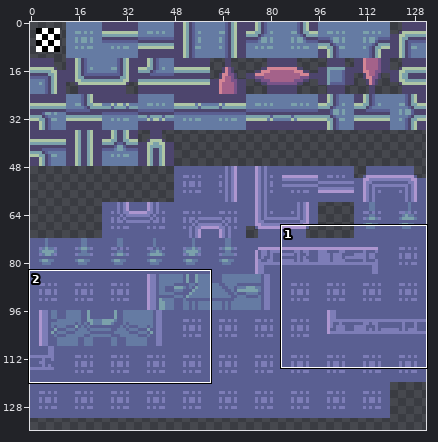
Edited in one commit: sprite sheet (TowerOfDreams/tilesets/tFloor1/output_tileset.png). The picture above shows the old version from afar; the outline marks the close-up.
Close-up. The starting point:
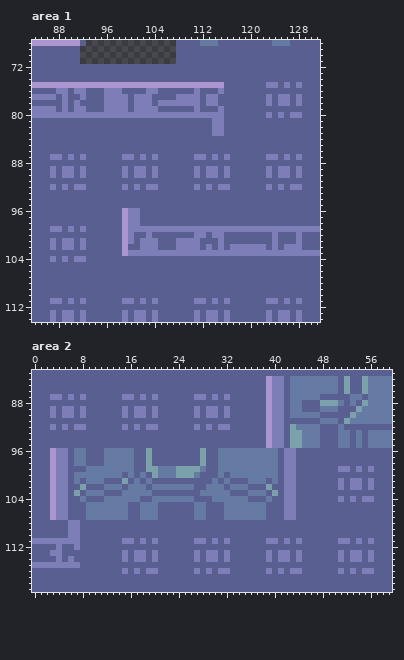
The file is 132x144 pixels. Shown: area 1: x 84..131, y 68..114; area 2: x 0..59, y 83..119. The wide view leaves out empty margins.
After the commit:
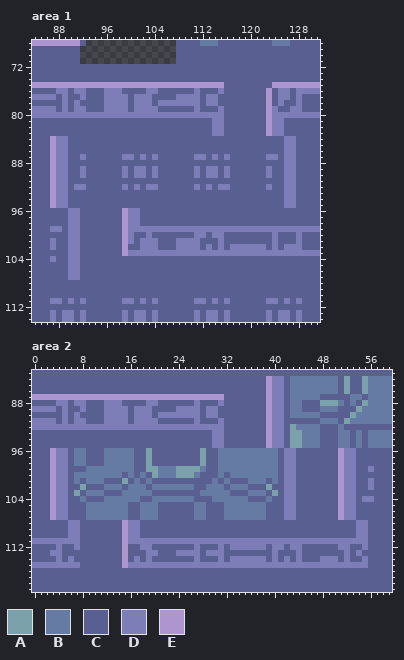
Palette (. is transparent): A #7ba1ab  B #657ba3  C #5a5f92  D #7d7db7  E #ad96cf
Changes in this commit:
Changed rows in their new state; - is an unchanged pixel.
Area 1:
first column x 87:
 75 ------------------------------------CEEEEEEEE
 76 ------------------------------------E-DD-DDDD
 77 ------------------------------------E--------
 78 ------------------------------------E--C-----
 79 ------------------------------------ED--DD---
 80 ------------------------------------ED-D--DDD
 81 ------------------------------------EDD------
 82 ------------------------------------EDD------
 83 ------------------------------------EDD------
 84 EDD------------------------------------DD----
 85 EDD------------------------------------DD----
 86 EDD------------------------------------DD----
 87 E-DC------------------------------------DC---
 88 EDD------------------------------------DD----
 89 ED-C----------------------------------C-DC---
 90 ED-C----------------------------------C-DC---
 91 EDD------------------------------------DD----
 92 ED------------------------------------CD-C---
 93 EDD------------------------------------DD----
 94 EDD------------------------------------DD----
 95 EDD------------------------------------DD----
 96 ---DD----------------------------------------
 97 ---DD----------------------------------------
 98 ---DD----------------------------------------
 99 ----DC---------------------------------------
100 ---DD----------------------------------------
101 --C-DC---------------------------------------
102 --C-DC---------------------------------------
103 ---DD----------------------------------------
104 --CD-C---------------------------------------
105 ---DD----------------------------------------
106 ---DD----------------------------------------
107 ---DD----------------------------------------
Area 2:
first column x 0:
 87 EEEEEEEEEEEEEEEEEEEEEEEEEEEEEEEEC------------------------
 88 ----DD-DD---DDD----DD------D---D-------------------------
 89 DDD---C-----DDD----DC---DDD-----C------------------------
 90 ---C--CDC---DDD----DCDDDDDD-----C------------------------
 91 DDDD-D-DD---DDDD-DDDD------D---D-------------------------
 92 DDD-D-D--DDDDDD-D-D--DDDDDD-D-D-C------------------------
 93 ------------------------------DD-------------------------
 94 ------------------------------DD-------------------------
 95 ------------------------------DD-------------------------
 96 ---------------------------------------------------EDD---
 97 ---------------------------------------------------EDD---
 98 ---------------------------------------------------EDD---
 99 ---------------------------------------------------E-DC--
100 ---------------------------------------------------EDD---
101 ---------------------------------------------------ED-C--
102 ---------------------------------------------------ED-C--
103 ---------------------------------------------------EDD---
104 ---------------------------------------------------ED----
105 ---------------------------------------------------EDD---
106 ---------------------------------------------------EDD---
107 ---------------------------------------------------EDD---
108 ---------------EDD------------------------------------DD-
109 ---------------EDD------------------------------------DD-
110 ---------------EDD------------------------------------DD-
111 ---------------E-D-D-DDDDDD--D-D-DDDDDD--D-D-DDDDDD--D-DC
112 ---------------E--DD-------D---D-DDDDDD-DD-DD------DD--D-
113 ---------------E-CCD----DDD----DC------CDCC--------CDC--C
114 ---------------E--CDC--------CCDCDDDDDDCDC------DDDCDCCDC
115 ---------------EDDDDDDDDDDDDDDDDDDDDDDDDDDDDDDDDDDDDDDDD-
116 ---------------C-C-CC------C-C-CC------C-C-CC------C-C-CC
Boxes around the changes in both close-ups, in picture pixels (x1, y1, x2, y2):
changed: (266, 82, 320, 208)
changed: (50, 136, 86, 280)
changed: (32, 394, 230, 448)
changed: (122, 448, 374, 574)
